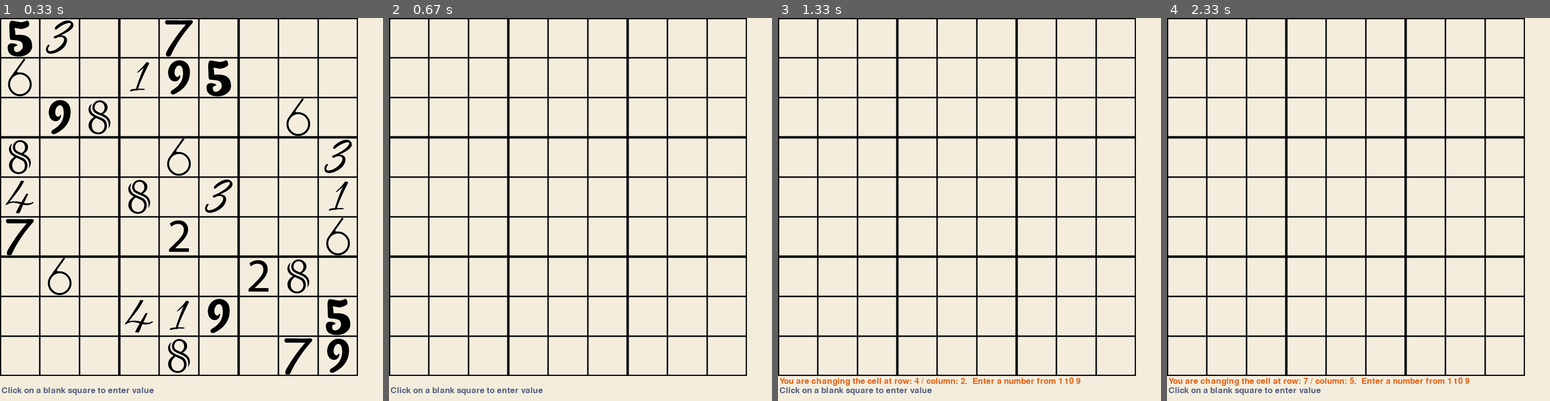
Above: before the commit, frames 1-4 (left to right).
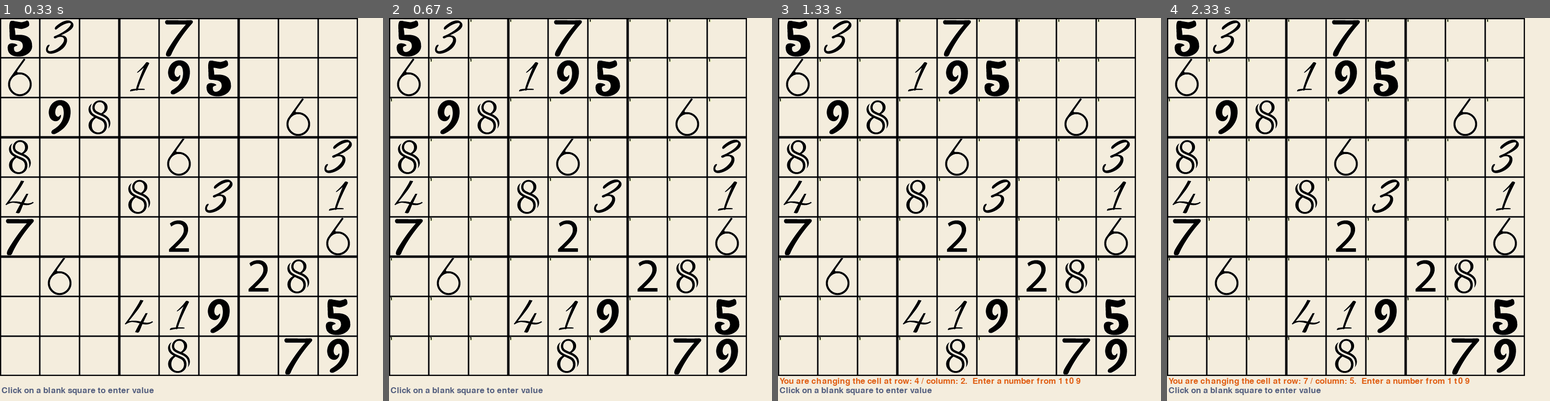
Above: after the commit, the same moments.

Repository: MAOneill/pygame-sudoku
Game: pygame game, started from pygame_soduko.py
Two runs of this game, one before a commit and one after it. Both use one fixed random seed, a clock stepped at 60 frames per second and the inputs below.
Inputs (mouse positions are in pixels of both pictures, inside the frame that each line leads up to):
- Up to frame 1 (0.33 s): no input
- Up to frame 2 (0.67 s): tap P at 0.33 s
- Up to frame 3 (1.33 s): click (877, 213) at 0.72 s; click (850, 152) at 1.05 s
- Up to frame 4 (2.33 s): click (1404, 243) at 1.38 s; click (1220, 198) at 1.72 s; click (1358, 255) at 2.05 s

Frame 1 is identical in both runs. In frame 2, 6.1% of the frame differs, in the area x 0-92%, y 0-94%; in frame 3, 6.1%; in frame 4, 6.1%.

Commit message:
added tcell class. changed Cell class to use tcell.  added image to tcell.  tested display of pencil marks

Diff:
--- a/pygame_soduko.py
+++ b/pygame_soduko.py
@@ -3,6 +3,14 @@
 #this is the functiont that can read in the raw board settings
 #raw board is an array of 9 arrays with 9 tuples each
 from board1_raw import rawboard
+
+class Tcell():
+    def __init__(self,tinycell):
+        self.set = False
+        # self.image = None
+        self.image = pygame.image.load('numbers/%d_pencil.png' % tinycell).convert_alpha()
+
+
 
 class Cell():
     #define the playing cell.  there are 81 of these in an 9x9 soduko board
@@ -45,8 +53,9 @@
         super().__init__(row,col,value,answer)
         self.answer = answer
         self.value = 0
-        self.pencil = {1:False,2:False,3:False,4:False,5:False,6:False,7:False,8:False,9:False}
-        self.possibles = {1:0,2:0,3:0,4:0,5:0,6:0,7:0,8:0,9:0}
+        self.pencils ={}
+        for tinycell in range(1,10):
+            self.pencils[tinycell] = Tcell(tinycell)
         #change this to a null image
         self.image = None
     def change_cell_image(self):
@@ -189,7 +198,7 @@
                 col = int (x // 81) + 1
                 cell = 'r%dc%d' % (row,col)
                 print(board[cell].answer)
-
+                print(board[cell].pencils[4].image)
                 #change the value of the message text
                 if type(board[cell]) == Known_cell:    #if known:
                     message_text = font.render('You cannot change this cell.  Try another', True, (orange_color))
@@ -229,8 +238,14 @@
 
         #set the blits for all known numbers
         for cell in board.values():
-            if cell.image != None and pencil == False:
-                screen.blit(cell.image, (cell.x_position,cell.y_position))
+            if pencil == False:     #fill images based only on values
+                if cell.image != None :
+                    screen.blit(cell.image, (cell.x_position,cell.y_position))
+            else:               #in pencil mode
+                if type(cell) == Known_cell:
+                    screen.blit(cell.image, (cell.x_position,cell.y_position))
+                else:       #unknown cells
+                    screen.blit(cell.pencils[1].image, (cell.x_position, cell.y_position))
 
         #while we are in pencil mode,
         # the cells that are blank (guess = None and value = None)
